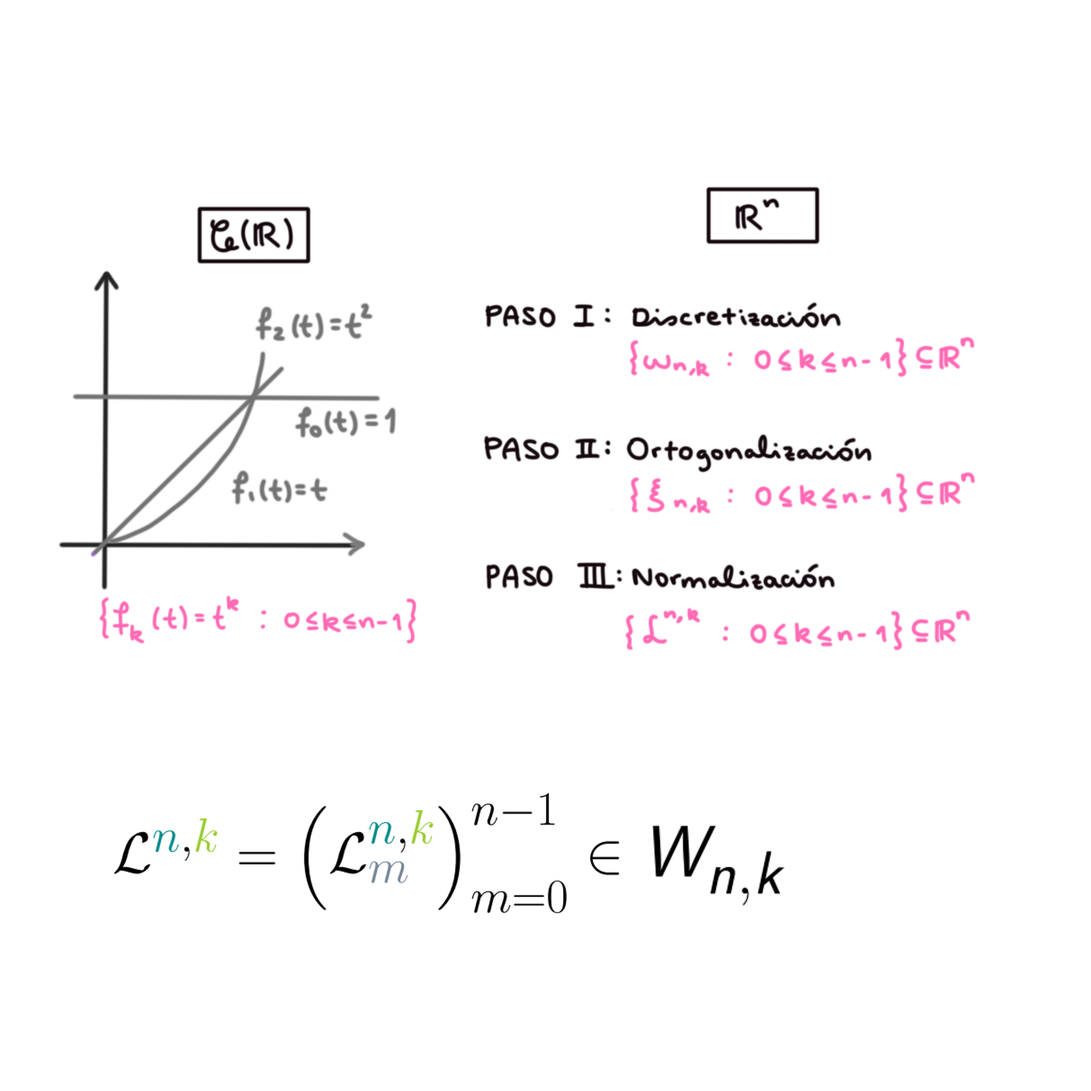
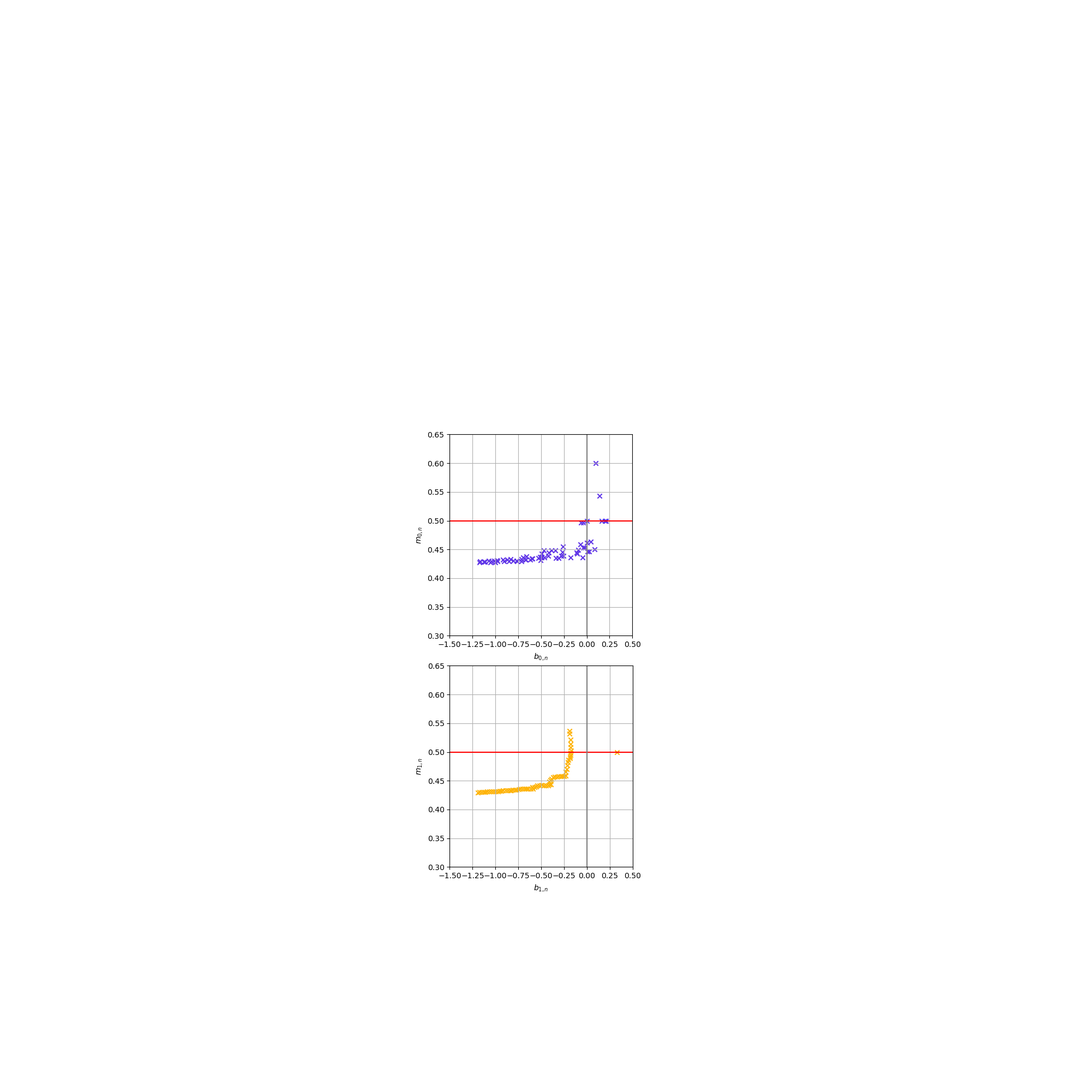
Comparing the layer stacks of the two 1091px x 1091px images. Changes:
added layer "Paint Layer 8 (pasted)" (1st of 4) above "Paint Layer 8 (pasted)" over [174, 384, 699, 909]
hid "Paint Layer 5 (pasted)" (1st of 2), painted on it over [114, 733, 786, 915]
removed layer "Paint Layer 5 (pasted)" (2nd of 3) over [114, 733, 734, 915]
hid group "Group 4" (2 layers) over [57, 186, 977, 699]
painted on "Paint Layer 3" over [69, 186, 977, 661]
painted on "Paint Layer 2 (pasted)" (1st of 3, in "Group 4") over [57, 209, 977, 699]
